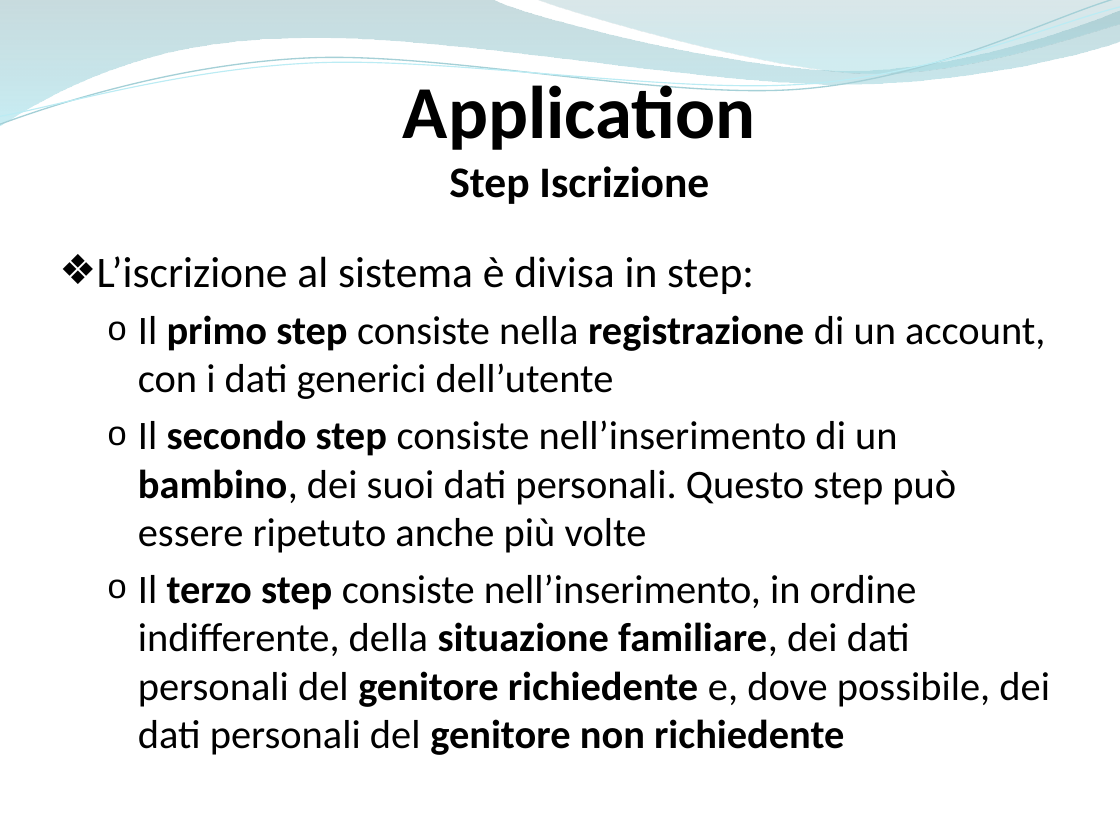
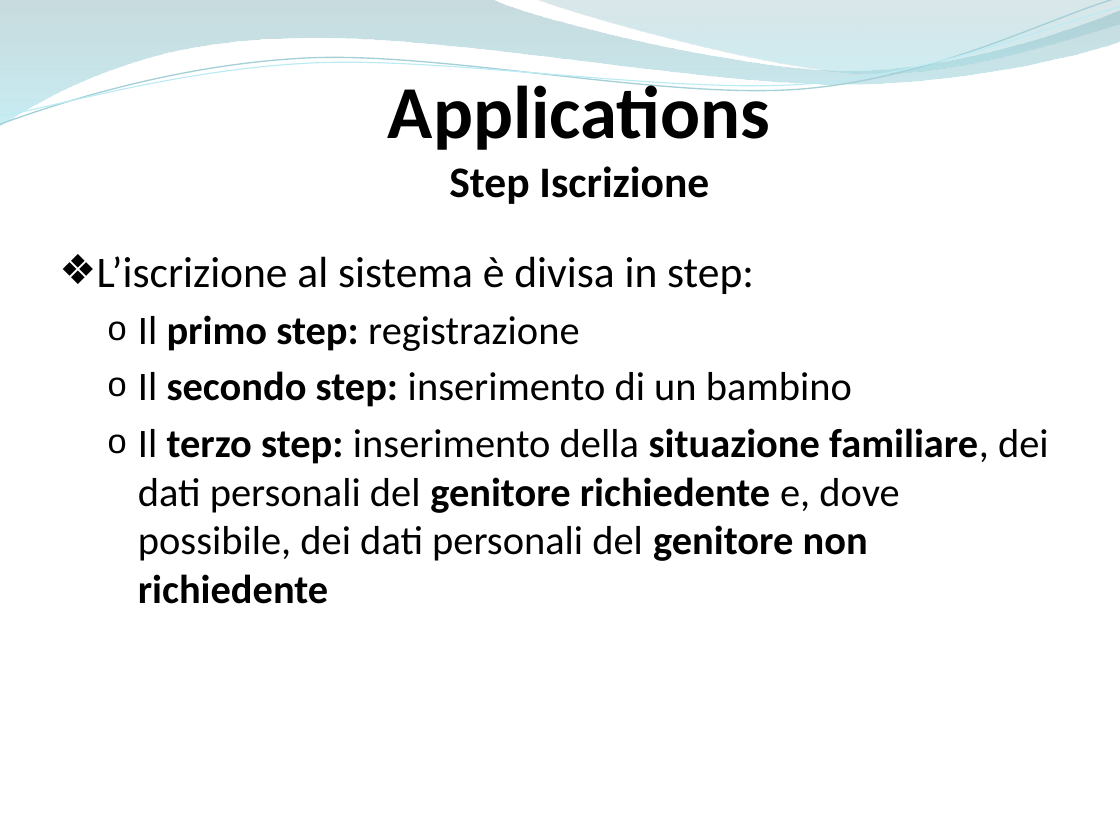
Before and after one commit to ammirate/at-silo, a slide deck: slide 76 of Presentazione/Atsilo1/[BOZZA] Atsilo_A_PresentazioneFinale copia.pptx (slide 77 before the commit). Drawn at 1120x840 pixels with LibreOffice and Linux fonts; fonts in the diff are those of the drawing. Boxes give left, top, right and bottom in pixels: in the first picture for what was removed or moved away, otherwise in the second. Text is boxed around its words. In the diff, an @@ line names an element or a change of style, - is before the commit and + after.

```diff
--- a/Presentazione/Atsilo1/[BOZZA] Atsilo_A_PresentazioneFinale copia.pptx
+++ b/Presentazione/Atsilo1/[BOZZA] Atsilo_A_PresentazioneFinale copia.pptx
@@ text "Applications" moved from (x1=403, y1=76, x2=756, y2=204) to (x1=388, y1=76, x2=770, y2=204) @@
@@ text at (x1=388, y1=76, x2=770, y2=150): text changed @@
-Application
+Applications
@@ text at (x1=138, y1=315, x2=1049, y2=604): text changed @@
-  o Il primo step consiste nella registrazione di un account, con i dati generici dell’utente
-  o Il secondo step consiste nell’inserimento di un bambino, dei suoi dati personali. Questo step può essere ripetuto anche più volte
-  o Il terzo step consiste nell’inserimento, in ordine indifferente, della situazione familiare, dei dati personali del genitore richiedente e, dove possibile, dei dati personali del genitore non richiedente
+  o Il primo step: registrazione
+  o Il secondo step: inserimento di un bambino
+  o Il terzo step: inserimento della situazione familiare, dei dati personali del genitore richiedente e, dove possibile, dei dati personali del genitore non richiedente
```
Also in this commit, not shown: 12 other slides changed, 1 slide added, 3 slides removed.
